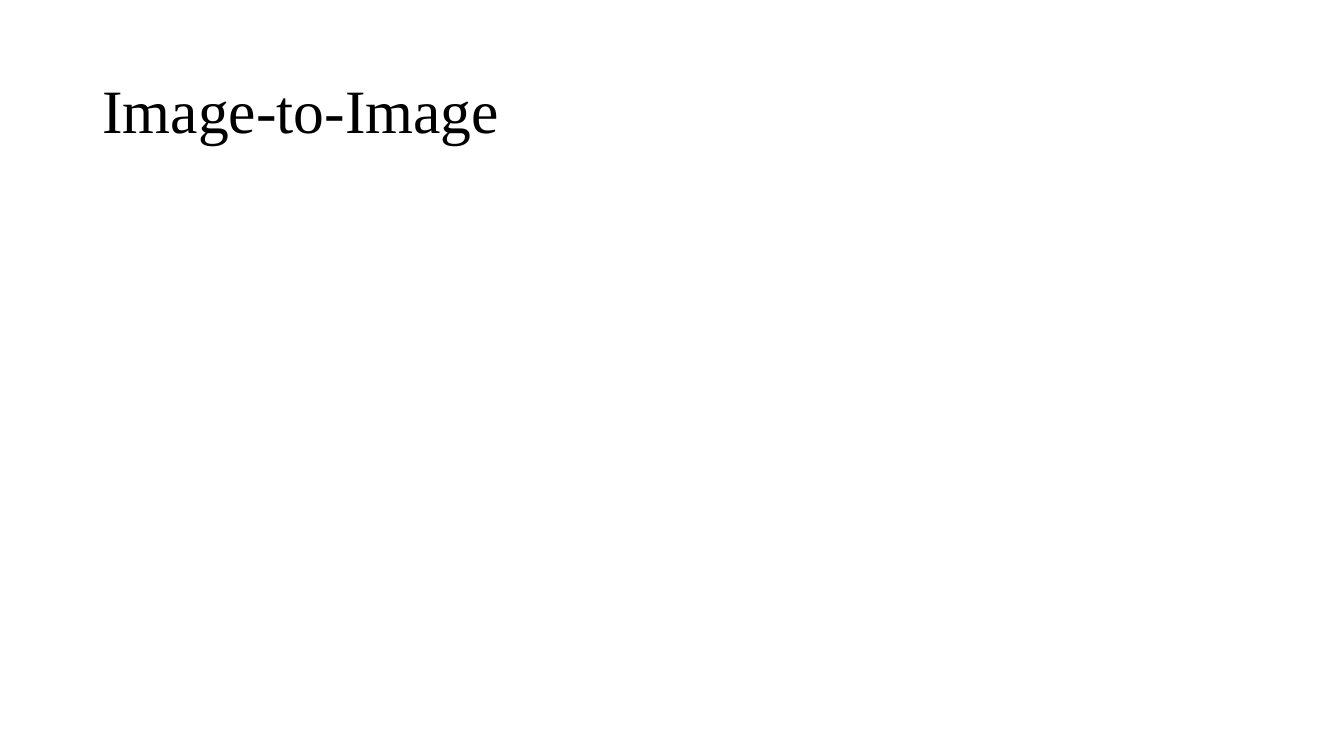
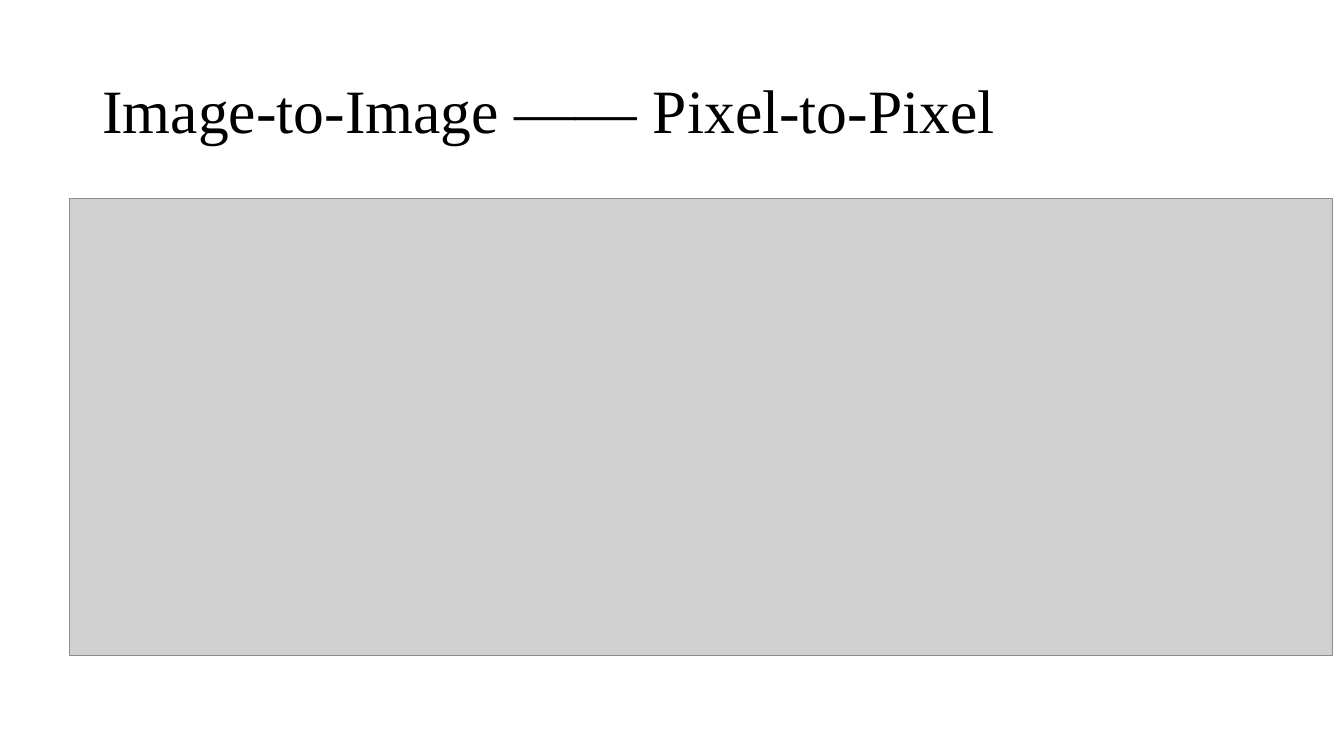
Before and after one commit to FangYang970206/PaperNote, a slide deck: slide 12 of GAN/DCGAN to stylegan.pptx (slide 14 before the commit). Drawn at 1344x756 pixels with LibreOffice and Linux fonts; fonts in the diff are those of the drawing; grey boxes stand for pictures. Boxes give left, top, right and bottom in pixels: in the first picture for what was removed or moved away, otherwise in the second. Text is boxed around its words. In the diff, an @@ line names an element or a change of style, - is before the commit and + after.

```diff
--- a/GAN/DCGAN to stylegan.pptx
+++ b/GAN/DCGAN to stylegan.pptx
@@ title at box(102, 90, 995, 144): text changed @@
-Image-to-Image
+Image-to-Image —— Pixel-to-Pixel
@@ picture added at box(70, 199, 1333, 655) @@
```
Also in this commit, not shown: 4 other slides changed, 3 slides added, 1 slide removed.
